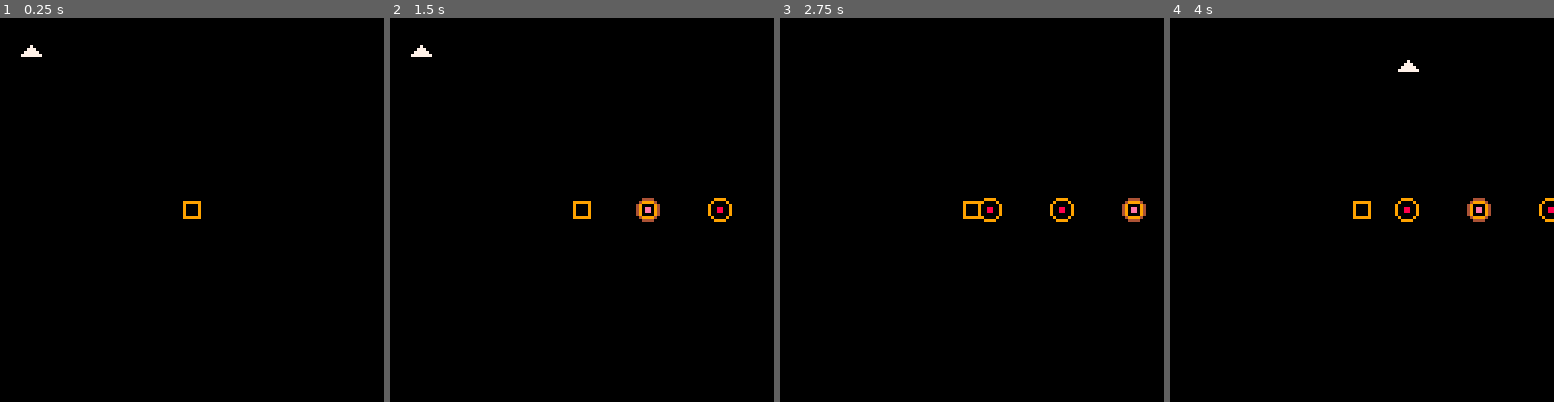
Above: before the commit, frames 1-4 (left to right).
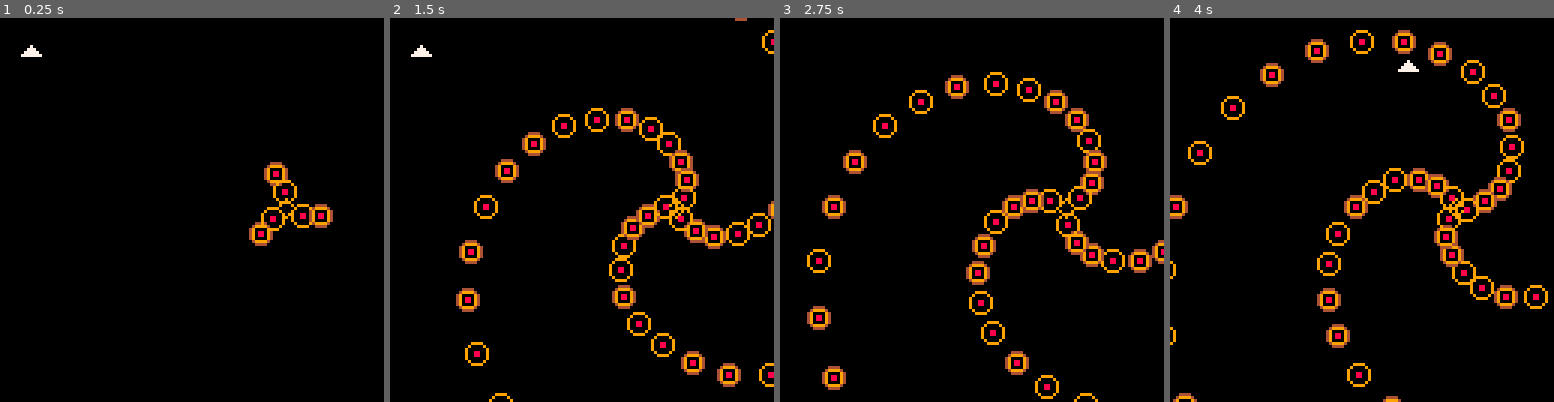
Above: after the commit, the same moments.

Repository: lkingsford/pico8-projects
Game: PICO-8 cartridge stest.p8
Same seed, same stepped clock (60 frames per second), same inputs: the game is played once before the commit and once after it.
Inputs:
- Up to frame 1 (0.25 s): no input
- Up to frame 2 (1.5 s): tap O (Z key) at 0.7 s
- Up to frame 3 (2.75 s): hold Right 1.6-2.1 s; tap O (Z key) at 1.7, 2.1, 2.5 s; hold Up 2.15-2.42 s; hold Right from 2.47 s (still down)
- Up to frame 4 (4 s): tap O (Z key) at 2.9, 3.3, 3.7 s; release Right at 3.03 s; hold Left 3.08-3.58 s; hold Down 3.63-3.97 s

The runs differ from the first frame. In frame 1, 1.3% of the frame differs, in the area x 47-87%, y 37-60%; in frame 2, 6.1%; in frame 3, 6.7%; in frame 4, 6.9%, in the area x 0-100%, y 3-100%.

Commit message:
Circles and rotation

Diff:
--- a/stest.p8
+++ b/stest.p8
@@ -44,7 +44,9 @@
 	end,
 	start=function(self)
 		add(self.entities,player:C(self))
-		add(self.entities,straight_shooter:C(self, 64, 64, 1.5, 0, 15))
+		--add(self.entities,straight_shooter:C(self,32, 32, 1.5, 0, 15))
+		--add(self.entities,circle_shooter:C(self, 32, 64, 1, 10, 15))
+		add(self.entities,circle_shooter:C(self, 96, 64, 2, 3, 2, 0,.1))
 	end
 }
 
@@ -162,9 +164,33 @@
 	cleanup=enemy_cleanup(self)
 }
 
+circle_shooter = {
+	C=function(self,game,x,y,target_d,amount,interval,initial_radius,dtheta)
+		local o={game=game,x=x,y=y,target_d=target_d,amount=amount,initial_radius=initial_radius,interval=interval,t=0,l=1,s=3,dtheta=dtheta,theta=0}
+		setmetatable(o,{__index=self})
+		return o
+	end,
+	update=function(self)
+		local r=din(self.initial_radius,0)
+		self.t+=1
+		self.theta+=din(self.dtheta,0)
+		print(self.theta,100,100)
+		if self.t>self.interval then
+			for i=1,self.amount do
+				local t = i/self.amount+self.theta
+				local st = sin(t)
+				local ct = cos(t)
+				add(self.game.entities, basic_bullet:C(self.game,self.x+ct*r,self.y+st*r,self.target_d*ct,self.target_d*st,{17,18}))
+			end
+			self.t=0
+		end
+	end,
+	draw=entity_draw
+}
+
 basic_bullet={
 	C=function(self,game,x,y,dx,dy,s)
-		o={x=x,y=y,dx=dx,dy=dy,s=s,l=1,t=0,game=game}
+		local o={x=x,y=y,dx=dx,dy=dy,s=s,l=1,t=0,game=game}
 		setmetatable(o,{__index=self})
 		return o
 	end,
@@ -198,19 +224,19 @@
 end
 
 __gfx__
-00000000000000000000000000000000000000000000000000000000000000000000000000000000000000000000000000000000000000000000000000000000
-00000000000000000999999000000000000000000000000000000000000000000000000000000000000000000000000000000000000000000000000000000000
-00700700000000000900009000000000000000000000000000000000000000000000000000000000000000000000000000000000000000000000000000000000
-00077000000070000900009000000000000000000000000000000000000000000000000000000000000000000000000000000000000000000000000000000000
-00077000000777000900009000000000000000000000000000000000000000000000000000000000000000000000000000000000000000000000000000000000
-00700700007777700900009000000000000000000000000000000000000000000000000000000000000000000000000000000000000000000000000000000000
-00000000077777770999999000000000000000000000000000000000000000000000000000000000000000000000000000000000000000000000000000000000
+00000000000000000000000000090000000000000000000000000000000000000000000000000000000000000000000000000000000000000000000000000000
+00000000000000000999999000909000000000000000000000000000000000000000000000000000000000000000000000000000000000000000000000000000
+00700700000000000900009009000900000000000000000000000000000000000000000000000000000000000000000000000000000000000000000000000000
+00077000000070000900009090000090000000000000000000000000000000000000000000000000000000000000000000000000000000000000000000000000
+00077000000777000900009009000900000000000000000000000000000000000000000000000000000000000000000000000000000000000000000000000000
+00700700007777700900009000909000000000000000000000000000000000000000000000000000000000000000000000000000000000000000000000000000
+00000000077777770999999000090000000000000000000000000000000000000000000000000000000000000000000000000000000000000000000000000000
 00000000000000000000000000000000000000000000000000000000000000000000000000000000000000000000000000000000000000000000000000000000
 00000000009999000044440000000000000000000000000000000000000000000000000000000000000000000000000000000000000000000000000000000000
 00000000090000900499994000000000000000000000000000000000000000000000000000000000000000000000000000000000000000000000000000000000
 00000000900000094900009400000000000000000000000000000000000000000000000000000000000000000000000000000000000000000000000000000000
-0000000090088009490ee09400000000000000000000000000000000000000000000000000000000000000000000000000000000000000000000000000000000
-0000000090088009490ee09400000000000000000000000000000000000000000000000000000000000000000000000000000000000000000000000000000000
+00000000900880094908809400000000000000000000000000000000000000000000000000000000000000000000000000000000000000000000000000000000
+00000000900880094908809400000000000000000000000000000000000000000000000000000000000000000000000000000000000000000000000000000000
 00000000900000094900009400000000000000000000000000000000000000000000000000000000000000000000000000000000000000000000000000000000
 00000000090000900499994000000000000000000000000000000000000000000000000000000000000000000000000000000000000000000000000000000000
 00000000009999000044440000000000000000000000000000000000000000000000000000000000000000000000000000000000000000000000000000000000
